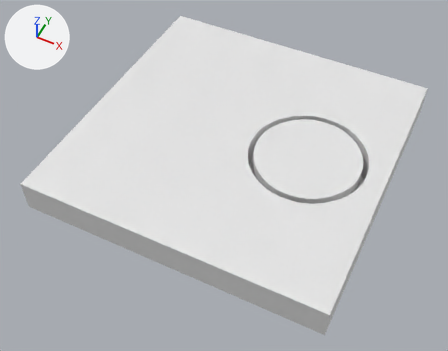
The Blender file blender_files/curve_export_samples.blend: old version first, new version second.
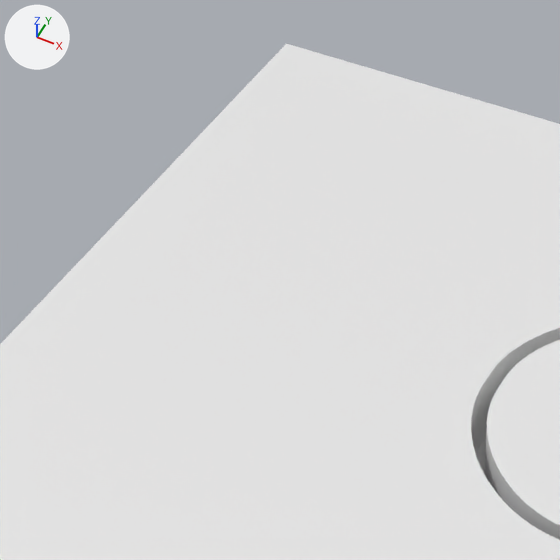
Old and new are each drawn whole from a 50 mm lens placed at (101.0, -220.0, 236.0), pointed at (-1.0, -15.0, -20.0) and again close up on the part from 17% to 63% of the width and 0% to 58% of the height. The lights are fixed; the arrows at upper left show +X, +Y and +Z.

The first close-up shows 'SOC_Plane.fillets'.
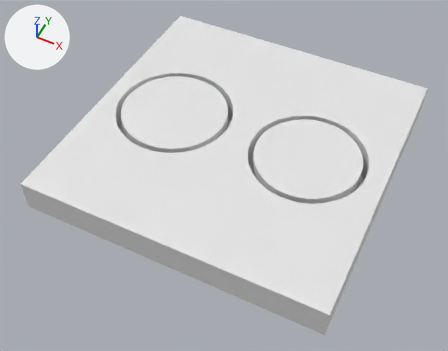
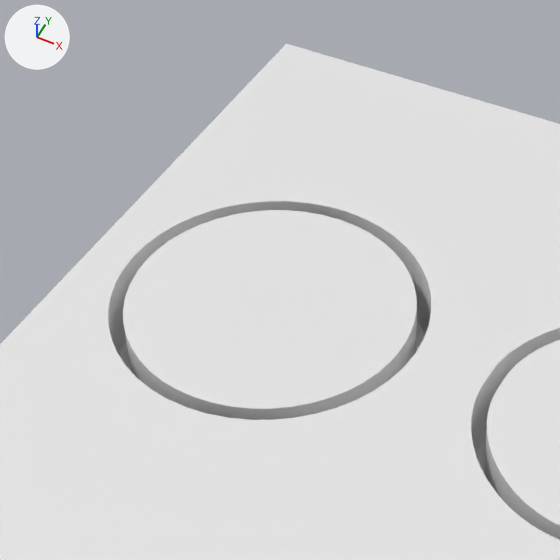
Boxes [x1, y1, x2, y2] around the edits, measured in the close-ups (560 x 560 px):
```json
{"object": "SOC_Plane.fillets", "change": "modifiers changed", "before": [0, 44, 560, 560], "after": [0, 44, 560, 560]}
```

Scene script edits in JSON lines:
```json
{"op": "add", "block": "me_beziercircle_016", "code": ["me_beziercircle_016 = bpy.data.meshes.new('BezierCircle.016')", "me_beziercircle_016.from_pydata(...)  # 6912 vertices, 6912 faces; spans x -33.0..33.0, y -33.0..33.0, z -18.0..0.0"]}
{"op": "add", "block": "ob_soc_plane_fillets", "code": "_m = ob_soc_plane_fillets.modifiers.new('SOC_Boolean.BezierCircle', 'BOOLEAN')"}
{"op": "add", "block": "ob_soc_plane_fillets", "code": "_m.object = ob_soc_beziercircle_mesh"}
{"op": "add", "block": "ob_soc_plane_fillets", "code": "_m.solver = 'FLOAT'"}
{"op": "add", "block": "ob_soc_beziercircle_mesh", "code": ["ob_soc_beziercircle_mesh = bpy.data.objects.new('SOC_BezierCircle.mesh', me_beziercircle_016)", "ob_soc_beziercircle_mesh.location = (-40.06, 0.0, 1.102)", "ob_soc_beziercircle_mesh.hide_set(True)"]}
```
